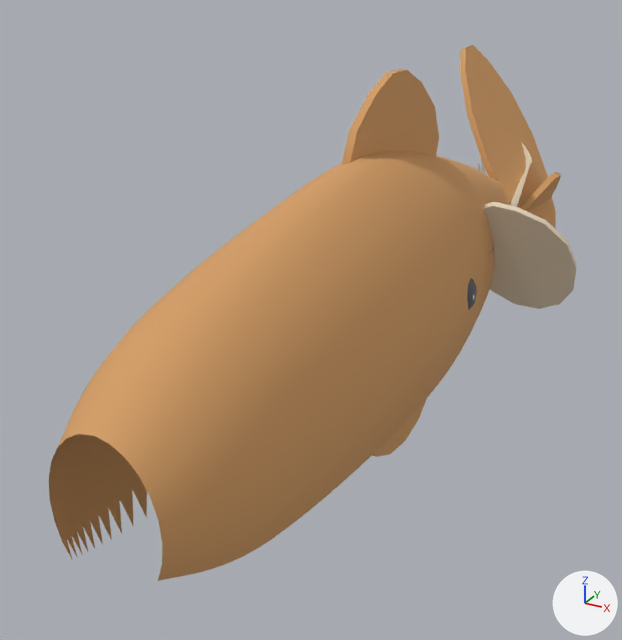
One commit to the glTF model WhiskerHunt/Resources/Raw/ar_models/other-fish.glb: the scene before it, then after it.
The view is the same before and after, from a camera (50 mm lens) standing at (2204.0, -5229.0, 2177.0) and looking at (-402.0, -490.0, -192.0). The axes (+X, +Y, +Z) are drawn at lower right. The lights are the same throughout. The picture after the commit comes second. Where no turn or scale is listed for an object, it has been applied to the vertices. Vertices at exactly the same position are counted once.

The older version as bpy lines, for what is in view:
```python
me_goldfish_0 = bpy.data.meshes.new('goldfish_0')
me_goldfish_0.from_pydata(...)  # 895 vertices, 1627 faces; spans x -590.0..590.0, y -3029.0..3029.0, z -1439.0..1439.0
me_goldfish_0.materials.append(mat_ginger)  # its picture is missing
me_goldfish_1 = bpy.data.meshes.new('goldfish_1')
me_goldfish_1.from_pydata(...)  # 150 vertices, 260 faces; spans x -1039.0..1039.0, y -1131.0..1131.0, z -460.0..460.0
me_goldfish_1.materials.append(mat_sand)  # beige #e2d4bc
me_goldfish_2 = bpy.data.meshes.new('goldfish_2')
me_goldfish_2.from_pydata(...)  # 425 vertices, 705 faces; spans x -498.0..498.0, y -2760.0..2760.0, z -524.0..524.0
me_goldfish_2.materials.append(mat_cream)  # its picture is missing
me_goldfish_3 = bpy.data.meshes.new('goldfish_3')
me_goldfish_3.from_pydata(...)  # a UV sphere (14 segments, 10 rings, poles along z) spanning x 262.0..590.0, y -136.0..136.0, z -164.0..164.0; a UV sphere (14 segments, 10 rings, poles along z) spanning x -590.0..-262.0, y -136.0..136.0, z -164.0..164.0
me_goldfish_3.materials.append(mat_gloss)  # dark grey #5a5a62
ob_goldfish_0 = bpy.data.objects.new('goldfish_0', me_goldfish_0)
ob_goldfish_0.location = (0.0, 0.0, 0.0)
ob_goldfish_1 = bpy.data.objects.new('goldfish_1', me_goldfish_1)
ob_goldfish_1.location = (0.0, 0.0, 0.0)
ob_goldfish_2 = bpy.data.objects.new('goldfish_2', me_goldfish_2)
ob_goldfish_2.location = (0.0, 0.0, 0.0)
ob_goldfish_3 = bpy.data.objects.new('goldfish_3', me_goldfish_3)
ob_goldfish_3.location = (0.0, 0.0, 0.0)
```
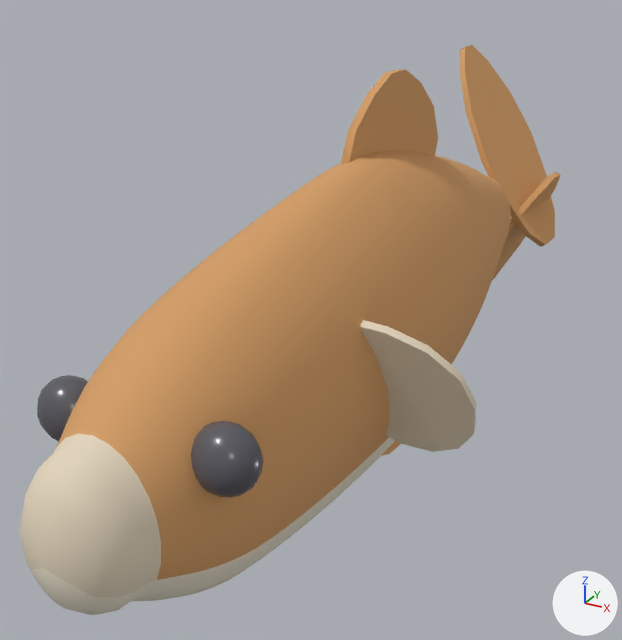
The newer file is also rescaled (x0.0000305), turned or shifted as a whole; pictures and numbers use the older file's frame.

The change, as a diff of the scene's bpy script:
```diff
--- a/WhiskerHunt/Resources/Raw/ar_models/other-fish.glb.py
+++ b/WhiskerHunt/Resources/Raw/ar_models/other-fish.glb.py
@@ me_goldfish_3 @@
 # used by ob_goldfish_3; location = (0.0, 0.0, 0.0)
-me_goldfish_3.from_pydata(...)  # 256 vertices, 504 faces; spans x -590.0..590.0, y -136.0..136.0, z -164.0..164.0
+me_goldfish_3.from_pydata(...)  # 256 vertices, 504 faces; spans x -596.0..583.0, y -2857.0..-2586.0, z 43.0..371.0
+# me_goldfish_3 part 1: the whole mesh is moved by (-7.0, -2721.0, 207.0)
 me_goldfish_3.materials.append(mat_gloss)
@@ me_goldfish_2 @@
 # used by ob_goldfish_2; location = (0.0, 0.0, 0.0)
-me_goldfish_2.from_pydata(...)  # 425 vertices, 705 faces; spans x -498.0..498.0, y -2760.0..2760.0, z -524.0..524.0
+me_goldfish_2.from_pydata(...)  # 425 vertices, 705 faces; spans x -505.0..492.0, y -3375.0..2145.0, z -1104.0..-55.0
+# me_goldfish_2 part 2: the whole mesh is moved by (-7.0, -615.0, -580.0)
 me_goldfish_2.materials.append(mat_cream)
@@ me_goldfish_1 @@
 # used by ob_goldfish_1; location = (0.0, 0.0, 0.0)
-me_goldfish_1.from_pydata(...)  # 150 vertices, 260 faces; spans x -1039.0..1039.0, y -1131.0..1131.0, z -460.0..460.0
+me_goldfish_1.from_pydata(...)  # 150 vertices, 260 faces; spans x -1039.0..1039.0, y -3375.0..-1114.0, z -522.0..397.0
+# me_goldfish_1 part 3: the whole mesh is moved by (0.0, -2244.0, -63.0)
 me_goldfish_1.materials.append(mat_sand)
```

Boxes [x1, y1, x2, y2] around the edits, measured in the pictures (622 x 640 px):
'goldfish_1', moved
    before: [483, 202, 577, 309]
    after: [20, 320, 476, 598]
'goldfish_3', moved (mostly hidden before)
    before: [467, 278, 477, 310]
    after: [37, 375, 263, 498]
'goldfish_2', moved (mostly hidden before)
    before: [474, 142, 532, 260]
    after: [31, 364, 452, 615]
